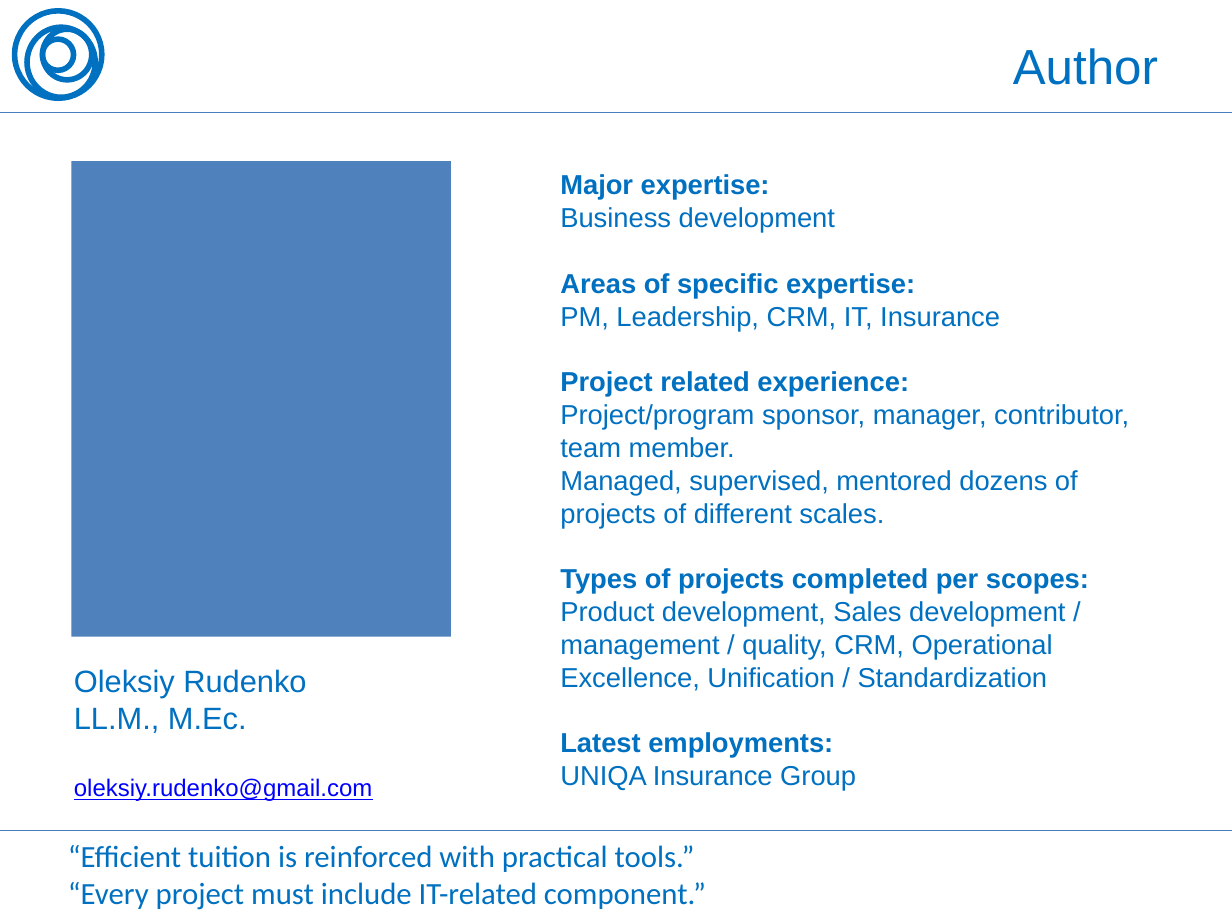
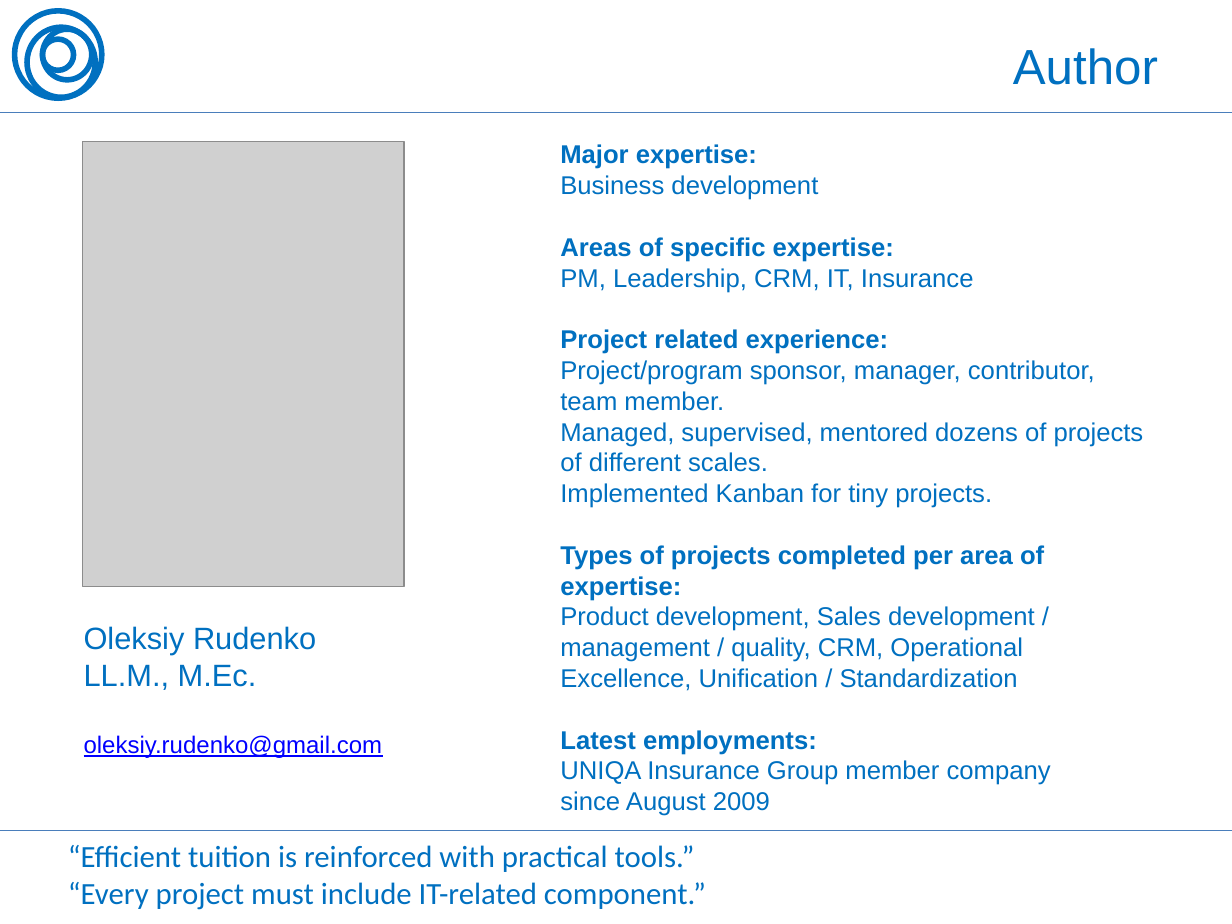
Before and after one commit to OleksiyRudenko/_under-development, a slide deck: slide 2 of PM.overview/PM -- PMBoK 5 Brief Overview -- Oleksiy Rudenko (150417 eng).pptx. Drawn at 1232x924 pixels with LibreOffice and Linux fonts; fonts in the diff are those of the drawing; grey boxes stand for pictures. Boxes give left, top, right and bottom in pixels: in the first picture for what was removed or moved away, otherwise in the second. Text is boxed around its words. In the diff, an @@ line names an element or a change of style, - is before the commit and + after.

```diff
--- a/PM.overview/PM -- PMBoK 5 Brief Overview -- Oleksiy Rudenko (150417 eng).pptx
+++ b/PM.overview/PM -- PMBoK 5 Brief Overview -- Oleksiy Rudenko (150417 eng).pptx
@@ picture added at (x1=83, y1=142, x2=404, y2=586) @@
@@ text "Major expertise:" moved from (x1=560, y1=174, x2=1129, y2=791) to (x1=560, y1=144, x2=1144, y2=785) @@
@@ text at (x1=560, y1=144, x2=1144, y2=755): size 16 to 15 pt in "Major expertise:", "Business development", "Areas of specific expertise:", "PM, Leadership, CRM, IT, Insurance" and 5 more places @@
@@ rectangle removed at (x1=71, y1=161, x2=451, y2=637) @@
@@ text at (x1=560, y1=483, x2=1044, y2=601): text changed; size 16 to 15 pt @@
-Types of projects completed per scopes:
+Implemented Kanban for tiny projects.
+Types of projects completed per area of expertise:
@@ text "Oleksiy Rudenko" moved from (x1=74, y1=669, x2=372, y2=801) to (x1=84, y1=626, x2=382, y2=758) @@
@@ text at (x1=560, y1=760, x2=1051, y2=785): text changed; size 16 to 15 pt @@
-UNIQA Insurance Group
+UNIQA Insurance Group member company
+since August 2009
```
Also in this commit, not shown: 10 other files.
